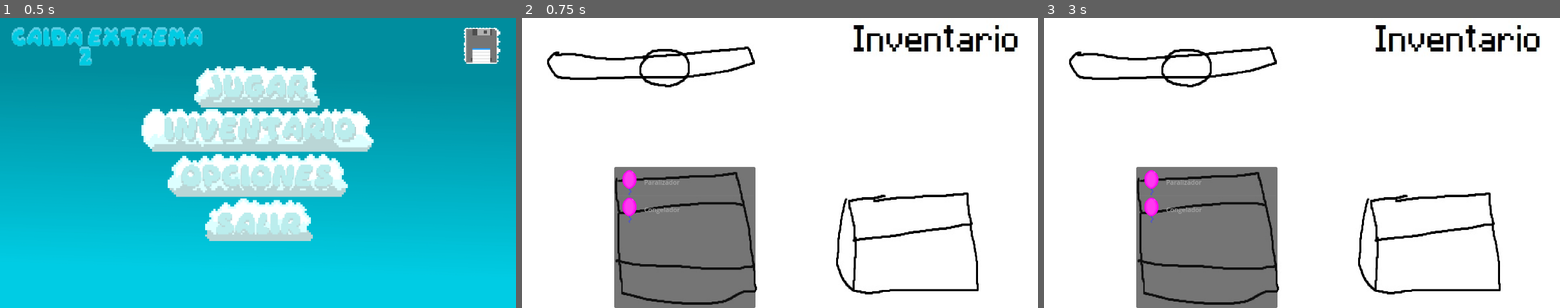
Above: before the commit, frames 1-3 (left to right).
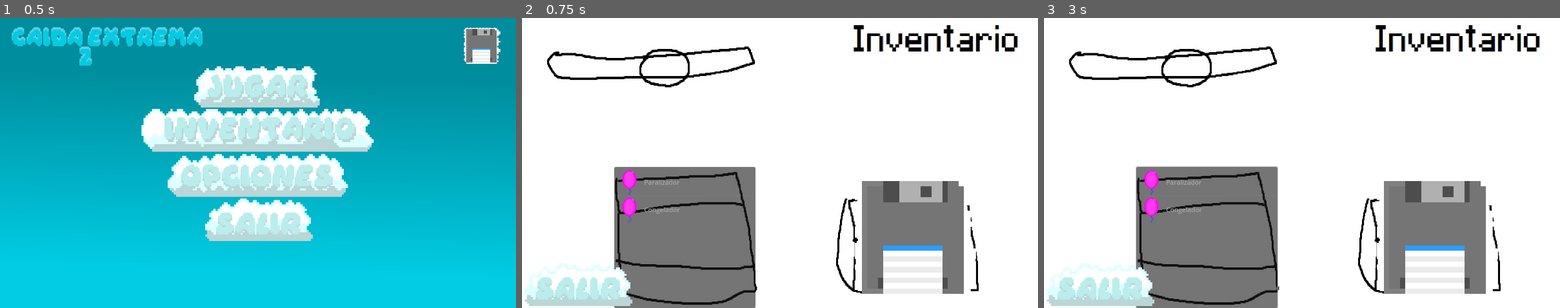
Above: after the commit, the same moments.

Repository: kevinMG01/CaidaExtrema_Version_2.1
Game: Godot game, scene res://escenas/menus/menu_principal/menu_principal.tscn
Same seed, same stepped clock (60 frames per second), same inputs: the game is played once before the commit and once after it. The project has no main scene, so this scene is started directly.
Inputs (mouse positions are in pixels of both pictures, inside the frame that each line leads up to):
- Up to frame 1 (0.5 s): no input
- Up to frame 2 (0.75 s): click (780, 131) at 0.5 s
- Up to frame 3 (3 s): click (1436, 238) at 1.27 s; click (1100, 284) at 2.02 s; tap Enter (ui_accept) at 2.75 s; hold Right (ui_right) from 2.78 s (still down)

Frame 1 is identical in both runs. In frame 2, 8.1% of the frame differs, in the area x 0-88%, y 56-100%; in frame 3, 8.3%, in the area x 0-88%, y 51-100%.

Commit message:
colocacion de botones

Diff:
--- a/caidaextremas_version_2.1/escenas/menus/inventario/Inventario.tscn
+++ b/caidaextremas_version_2.1/escenas/menus/inventario/Inventario.tscn
@@ -1,7 +1,9 @@
-[gd_scene load_steps=3 format=3 uid="uid://dom25syo7ar7h"]
+[gd_scene load_steps=5 format=3 uid="uid://dom25syo7ar7h"]
 
 [ext_resource type="Texture2D" uid="uid://hvna3saatyhf" path="res://assets/menus/inventario/k.jpg" id="1_trr87"]
 [ext_resource type="Texture2D" uid="uid://cddlqs3hd6b53" path="res://assets/enemies/globo/Globo_enemigo_sprite_1.png" id="2_2kg2n"]
+[ext_resource type="Texture2D" uid="uid://o2o5qgbp21lb" path="res://assets/menus/menu_principal/Botones/Boton_guardado.png" id="3_6e7er"]
+[ext_resource type="Texture2D" uid="uid://plf6micqddib" path="res://assets/menus/menu_principal/Botones/Boton_salir.png" id="4_pl1p1"]
 
 [node name="Inventario" type="Control"]
 layout_mode = 3
@@ -75,3 +77,25 @@
 item_0/icon = ExtResource("2_2kg2n")
 item_1/text = "Congelador"
 item_1/icon = ExtResource("2_2kg2n")
+
+[node name="Caja" type="TextureButton" parent="VBoxContainer/HBoxContainer"]
+custom_minimum_size = Vector2(300, 300)
+layout_mode = 2
+size_flags_horizontal = 10
+size_flags_vertical = 4
+texture_normal = ExtResource("3_6e7er")
+stretch_mode = 0
+
+[node name="MarginContainer2" type="MarginContainer" parent="VBoxContainer/HBoxContainer"]
+layout_mode = 2
+theme_override_constants/margin_left = 150
+
+[node name="TextureButton" type="TextureButton" parent="."]
+layout_mode = 1
+anchors_preset = 2
+anchor_top = 1.0
+anchor_bottom = 1.0
+offset_top = -111.0
+offset_right = 275.0
+grow_vertical = 0
+texture_normal = ExtResource("4_pl1p1")
--- a/caidaextremas_version_2.1/escenas/menus/menu_de_niveles/Menu_de_zonas.tscn
+++ b/caidaextremas_version_2.1/escenas/menus/menu_de_niveles/Menu_de_zonas.tscn
@@ -1,7 +1,9 @@
-[gd_scene load_steps=3 format=3 uid="uid://ex6riwp4ua5i"]
+[gd_scene load_steps=5 format=3 uid="uid://ex6riwp4ua5i"]
 
 [ext_resource type="Texture2D" uid="uid://cbrv6t6ldtup1" path="res://assets/menus/menu_de_niveles/d.jpg" id="1_2geil"]
 [ext_resource type="Texture2D" uid="uid://cddlqs3hd6b53" path="res://assets/enemies/globo/Globo_enemigo_sprite_1.png" id="2_5d0gk"]
+[ext_resource type="Texture2D" uid="uid://plf6micqddib" path="res://assets/menus/menu_principal/Botones/Boton_salir.png" id="3_1ii4f"]
+[ext_resource type="Texture2D" uid="uid://bmgxnkxgghsv5" path="res://assets/menus/menu_de_niveles/Boton_nivel_ejemplo.png" id="4_rblec"]
 
 [node name="MenuDeZonas" type="Control"]
 layout_mode = 3
@@ -75,3 +77,442 @@
 size_flags_vertical = 2
 texture_normal = ExtResource("2_5d0gk")
 stretch_mode = 0
+
+[node name="HBoxContainer" type="HBoxContainer" parent="."]
+layout_mode = 1
+anchors_preset = 12
+anchor_top = 1.0
+anchor_right = 1.0
+anchor_bottom = 1.0
+offset_top = -111.0
+grow_horizontal = 2
+grow_vertical = 0
+
+[node name="Volver" type="TextureButton" parent="HBoxContainer"]
+layout_mode = 2
+texture_normal = ExtResource("3_1ii4f")
+
+[node name="Zona_1" type="Control" parent="."]
+visible = false
+layout_mode = 1
+anchors_preset = 15
+anchor_right = 1.0
+anchor_bottom = 1.0
+grow_horizontal = 2
+grow_vertical = 2
+
+[node name="Fondo_Zona_1" type="TextureRect" parent="Zona_1"]
+modulate = Color(0.391819, 0.391819, 0.391819, 1)
+layout_mode = 1
+anchors_preset = 8
+anchor_left = 0.5
+anchor_top = 0.5
+anchor_right = 0.5
+anchor_bottom = 0.5
+offset_left = -425.0
+offset_top = -325.0
+offset_right = 425.0
+offset_bottom = 325.0
+grow_horizontal = 2
+grow_vertical = 2
+size_flags_vertical = 4
+texture = ExtResource("2_5d0gk")
+
+[node name="VBoxContainer2" type="VBoxContainer" parent="Zona_1"]
+custom_minimum_size = Vector2(250, 350)
+layout_mode = 1
+anchors_preset = 8
+anchor_left = 0.5
+anchor_top = 0.5
+anchor_right = 0.5
+anchor_bottom = 0.5
+offset_left = -125.0
+offset_top = -175.0
+offset_right = 125.0
+offset_bottom = 175.0
+grow_horizontal = 2
+grow_vertical = 2
+
+[node name="HBoxContainer" type="HBoxContainer" parent="Zona_1/VBoxContainer2"]
+layout_mode = 2
+
+[node name="Nivel_2" type="TextureButton" parent="Zona_1/VBoxContainer2/HBoxContainer"]
+custom_minimum_size = Vector2(80, 80)
+layout_mode = 2
+texture_normal = ExtResource("4_rblec")
+
+[node name="MarginContainer" type="MarginContainer" parent="Zona_1/VBoxContainer2/HBoxContainer"]
+layout_mode = 2
+theme_override_constants/margin_right = 80
+
+[node name="Nivel_3" type="TextureButton" parent="Zona_1/VBoxContainer2/HBoxContainer"]
+custom_minimum_size = Vector2(80, 80)
+layout_mode = 2
+texture_normal = ExtResource("4_rblec")
+
+[node name="MarginContainer" type="MarginContainer" parent="Zona_1/VBoxContainer2"]
+layout_mode = 2
+theme_override_constants/margin_bottom = 40
+
+[node name="HBoxContainer2" type="HBoxContainer" parent="Zona_1/VBoxContainer2"]
+layout_mode = 2
+
+[node name="Nivel_4" type="TextureButton" parent="Zona_1/VBoxContainer2/HBoxContainer2"]
+custom_minimum_size = Vector2(80, 80)
+layout_mode = 2
+texture_normal = ExtResource("4_rblec")
+
+[node name="MarginContainer2" type="MarginContainer" parent="Zona_1/VBoxContainer2/HBoxContainer2"]
+layout_mode = 2
+theme_override_constants/margin_right = 80
+
+[node name="Nivel_5" type="TextureButton" parent="Zona_1/VBoxContainer2/HBoxContainer2"]
+custom_minimum_size = Vector2(80, 80)
+layout_mode = 2
+texture_normal = ExtResource("4_rblec")
+
+[node name="Nivel_1" type="TextureButton" parent="Zona_1/VBoxContainer2"]
+custom_minimum_size = Vector2(80, 80)
+layout_mode = 2
+size_flags_horizontal = 4
+texture_normal = ExtResource("4_rblec")
+
+[node name="Zona_2" type="Control" parent="."]
+visible = false
+layout_mode = 1
+anchors_preset = 15
+anchor_right = 1.0
+anchor_bottom = 1.0
+grow_horizontal = 2
+grow_vertical = 2
+
+[node name="Fondo_Zona_2" type="TextureRect" parent="Zona_2"]
+modulate = Color(0.690101, 0.144935, 0.303235, 1)
+layout_mode = 1
+anchors_preset = 8
+anchor_left = 0.5
+anchor_top = 0.5
+anchor_right = 0.5
+anchor_bottom = 0.5
+offset_left = -425.0
+offset_top = -325.0
+offset_right = 425.0
+offset_bottom = 325.0
+grow_horizontal = 2
+grow_vertical = 2
+size_flags_vertical = 4
+texture = ExtResource("2_5d0gk")
+
+[node name="VBoxContainer3" type="VBoxContainer" parent="Zona_2"]
+custom_minimum_size = Vector2(250, 350)
+layout_mode = 1
+anchors_preset = 8
+anchor_left = 0.5
+anchor_top = 0.5
+anchor_right = 0.5
+anchor_bottom = 0.5
+offset_left = -125.0
+offset_top = -175.0
+offset_right = 125.0
+offset_bottom = 175.0
+grow_horizontal = 2
+grow_vertical = 2
+
+[node name="HBoxContainer" type="HBoxContainer" parent="Zona_2/VBoxContainer3"]
+layout_mode = 2
+
+[node name="Nivel_2" type="TextureButton" parent="Zona_2/VBoxContainer3/HBoxContainer"]
+custom_minimum_size = Vector2(80, 80)
+layout_mode = 2
+texture_normal = ExtResource("4_rblec")
+
+[node name="MarginContainer" type="MarginContainer" parent="Zona_2/VBoxContainer3/HBoxContainer"]
+layout_mode = 2
+theme_override_constants/margin_right = 80
+
+[node name="Nivel_3" type="TextureButton" parent="Zona_2/VBoxContainer3/HBoxContainer"]
+custom_minimum_size = Vector2(80, 80)
+layout_mode = 2
+texture_normal = ExtResource("4_rblec")
+
+[node name="MarginContainer" type="MarginContainer" parent="Zona_2/VBoxContainer3"]
+layout_mode = 2
+theme_override_constants/margin_bottom = 40
+
+[node name="HBoxContainer2" type="HBoxContainer" parent="Zona_2/VBoxContainer3"]
+layout_mode = 2
+
+[node name="Nivel_4" type="TextureButton" parent="Zona_2/VBoxContainer3/HBoxContainer2"]
+custom_minimum_size = Vector2(80, 80)
+layout_mode = 2
+texture_normal = ExtResource("4_rblec")
+
+[node name="MarginContainer2" type="MarginContainer" parent="Zona_2/VBoxContainer3/HBoxContainer2"]
+layout_mode = 2
+theme_override_constants/margin_right = 80
+
+[node name="Nivel_5" type="TextureButton" parent="Zona_2/VBoxContainer3/HBoxContainer2"]
+custom_minimum_size = Vector2(80, 80)
+layout_mode = 2
+texture_normal = ExtResource("4_rblec")
+
+[node name="Nivel_1" type="TextureButton" parent="Zona_2/VBoxContainer3"]
+custom_minimum_size = Vector2(80, 80)
+layout_mode = 2
+size_flags_horizontal = 4
+texture_normal = ExtResource("4_rblec")
+
+[node name="Zona_3" type="Control" parent="."]
+visible = false
+layout_mode = 1
+anchors_preset = 15
+anchor_right = 1.0
+anchor_bottom = 1.0
+grow_horizontal = 2
+grow_vertical = 2
+
+[node name="Fondo_Zona_3" type="TextureRect" parent="Zona_3"]
+modulate = Color(0.197491, 0.420725, 0.197005, 1)
+layout_mode = 1
+anchors_preset = 8
+anchor_left = 0.5
+anchor_top = 0.5
+anchor_right = 0.5
+anchor_bottom = 0.5
+offset_left = -425.0
+offset_top = -325.0
+offset_right = 425.0
+offset_bottom = 325.0
+grow_horizontal = 2
+grow_vertical = 2
+size_flags_vertical = 4
+texture = ExtResource("2_5d0gk")
+
+[node name="VBoxContainer4" type="VBoxContainer" parent="Zona_3"]
+custom_minimum_size = Vector2(250, 350)
+layout_mode = 1
+anchors_preset = 8
+anchor_left = 0.5
+anchor_top = 0.5
+anchor_right = 0.5
+anchor_bottom = 0.5
+offset_left = -125.0
+offset_top = -175.0
+offset_right = 125.0
+offset_bottom = 175.0
+grow_horizontal = 2
+grow_vertical = 2
+
+[node name="HBoxContainer" type="HBoxContainer" parent="Zona_3/VBoxContainer4"]
+layout_mode = 2
+
+[node name="Nivel_2" type="TextureButton" parent="Zona_3/VBoxContainer4/HBoxContainer"]
+custom_minimum_size = Vector2(80, 80)
+layout_mode = 2
+texture_normal = ExtResource("4_rblec")
+
+[node name="MarginContainer" type="MarginContainer" parent="Zona_3/VBoxContainer4/HBoxContainer"]
+layout_mode = 2
+theme_override_constants/margin_right = 80
+
+[node name="Nivel_3" type="TextureButton" parent="Zona_3/VBoxContainer4/HBoxContainer"]
+custom_minimum_size = Vector2(80, 80)
+layout_mode = 2
+texture_normal = ExtResource("4_rblec")
+
+[node name="MarginContainer" type="MarginContainer" parent="Zona_3/VBoxContainer4"]
+layout_mode = 2
+theme_override_constants/margin_bottom = 40
+
+[node name="HBoxContainer2" type="HBoxContainer" parent="Zona_3/VBoxContainer4"]
+layout_mode = 2
+
+[node name="Nivel_4" type="TextureButton" parent="Zona_3/VBoxContainer4/HBoxContainer2"]
+custom_minimum_size = Vector2(80, 80)
+layout_mode = 2
+texture_normal = ExtResource("4_rblec")
+
+[node name="MarginContainer2" type="MarginContainer" parent="Zona_3/VBoxContainer4/HBoxContainer2"]
+layout_mode = 2
+theme_override_constants/margin_right = 80
+
+[node name="Nivel_5" type="TextureButton" parent="Zona_3/VBoxContainer4/HBoxContainer2"]
+custom_minimum_size = Vector2(80, 80)
+layout_mode = 2
+texture_normal = ExtResource("4_rblec")
+
+[node name="Nivel_1" type="TextureButton" parent="Zona_3/VBoxContainer4"]
+custom_minimum_size = Vector2(80, 80)
+layout_mode = 2
+size_flags_horizontal = 4
+texture_normal = ExtResource("4_rblec")
+
+[node name="Zona_4" type="Control" parent="."]
+visible = false
+layout_mode = 1
+anchors_preset = 15
+anchor_right = 1.0
+anchor_bottom = 1.0
+grow_horizontal = 2
+grow_vertical = 2
+
+[node name="Fondo_Zona_4" type="TextureRect" parent="Zona_4"]
+modulate = Color(0.0111077, 0.443028, 0.499513, 1)
+layout_mode = 1
+anchors_preset = 8
+anchor_left = 0.5
+anchor_top = 0.5
+anchor_right = 0.5
+anchor_bottom = 0.5
+offset_left = -425.0
+offset_top = -325.0
+offset_right = 425.0
+offset_bottom = 325.0
+grow_horizontal = 2
+grow_vertical = 2
+size_flags_vertical = 4
+texture = ExtResource("2_5d0gk")
+
+[node name="VBoxContainer5" type="VBoxContainer" parent="Zona_4"]
+custom_minimum_size = Vector2(250, 350)
+layout_mode = 1
+anchors_preset = 8
+anchor_left = 0.5
+anchor_top = 0.5
+anchor_right = 0.5
+anchor_bottom = 0.5
+offset_left = -125.0
+offset_top = -175.0
+offset_right = 125.0
+offset_bottom = 175.0
+grow_horizontal = 2
+grow_vertical = 2
+
+[node name="HBoxContainer" type="HBoxContainer" parent="Zona_4/VBoxContainer5"]
+layout_mode = 2
+
+[node name="Nivel_2" type="TextureButton" parent="Zona_4/VBoxContainer5/HBoxContainer"]
+custom_minimum_size = Vector2(80, 80)
+layout_mode = 2
+texture_normal = ExtResource("4_rblec")
+
+[node name="MarginContainer" type="MarginContainer" parent="Zona_4/VBoxContainer5/HBoxContainer"]
+layout_mode = 2
+theme_override_constants/margin_right = 80
+
+[node name="Nivel_3" type="TextureButton" parent="Zona_4/VBoxContainer5/HBoxContainer"]
+custom_minimum_size = Vector2(80, 80)
+layout_mode = 2
+texture_normal = ExtResource("4_rblec")
+
+[node name="MarginContainer" type="MarginContainer" parent="Zona_4/VBoxContainer5"]
+layout_mode = 2
+theme_override_constants/margin_bottom = 40
+
+[node name="HBoxContainer2" type="HBoxContainer" parent="Zona_4/VBoxContainer5"]
+layout_mode = 2
+
+[node name="Nivel_4" type="TextureButton" parent="Zona_4/VBoxContainer5/HBoxContainer2"]
+custom_minimum_size = Vector2(80, 80)
+layout_mode = 2
+texture_normal = ExtResource("4_rblec")
+
+[node name="MarginContainer2" type="MarginContainer" parent="Zona_4/VBoxContainer5/HBoxContainer2"]
+layout_mode = 2
+theme_override_constants/margin_right = 80
+
+[node name="Nivel_5" type="TextureButton" parent="Zona_4/VBoxContainer5/HBoxContainer2"]
+custom_minimum_size = Vector2(80, 80)
+layout_mode = 2
+texture_normal = ExtResource("4_rblec")
+
+[node name="Nivel_1" type="TextureButton" parent="Zona_4/VBoxContainer5"]
+custom_minimum_size = Vector2(80, 80)
+layout_mode = 2
+size_flags_horizontal = 4
+texture_normal = ExtResource("4_rblec")
+
+[node name="Zona_5" type="Control" parent="."]
+visible = false
+layout_mode = 1
+anchors_preset = 15
+anchor_right = 1.0
+anchor_bottom = 1.0
+grow_horizontal = 2
+grow_vertical = 2
+
+[node name="Fondo_Zona_5" type="TextureRect" parent="Zona_5"]
+modulate = Color(0.257952, 0.283577, 0.885741, 1)
+layout_mode = 1
+anchors_preset = 8
+anchor_left = 0.5
+anchor_top = 0.5
+anchor_right = 0.5
+anchor_bottom = 0.5
+offset_left = -425.0
+offset_top = -325.0
+offset_right = 425.0
+offset_bottom = 325.0
+grow_horizontal = 2
+grow_vertical = 2
+size_flags_vertical = 4
+texture = ExtResource("2_5d0gk")
+
+[node name="VBoxContainer6" type="VBoxContainer" parent="Zona_5"]
+custom_minimum_size = Vector2(250, 350)
+layout_mode = 1
+anchors_preset = 8
+anchor_left = 0.5
+anchor_top = 0.5
+anchor_right = 0.5
+anchor_bottom = 0.5
+offset_left = -125.0
+offset_top = -175.0
+offset_right = 125.0
+offset_bottom = 175.0
+grow_horizontal = 2
+grow_vertical = 2
+
+[node name="HBoxContainer" type="HBoxContainer" parent="Zona_5/VBoxContainer6"]
+layout_mode = 2
+
+[node name="Nivel_2" type="TextureButton" parent="Zona_5/VBoxContainer6/HBoxContainer"]
+custom_minimum_size = Vector2(80, 80)
+layout_mode = 2
+texture_normal = ExtResource("4_rblec")
+
+[node name="MarginContainer" type="MarginContainer" parent="Zona_5/VBoxContainer6/HBoxContainer"]
+layout_mode = 2
+theme_override_constants/margin_right = 80
+
+[node name="Nivel_3" type="TextureButton" parent="Zona_5/VBoxContainer6/HBoxContainer"]
+custom_minimum_size = Vector2(80, 80)
+layout_mode = 2
+texture_normal = ExtResource("4_rblec")
+
+[node name="MarginContainer" type="MarginContainer" parent="Zona_5/VBoxContainer6"]
+layout_mode = 2
+theme_override_constants/margin_bottom = 40
+
+[node name="HBoxContainer2" type="HBoxContainer" parent="Zona_5/VBoxContainer6"]
+layout_mode = 2
+
+[node name="Nivel_4" type="TextureButton" parent="Zona_5/VBoxContainer6/HBoxContainer2"]
+custom_minimum_size = Vector2(80, 80)
+layout_mode = 2
+texture_normal = ExtResource("4_rblec")
+
+[node name="MarginContainer2" type="MarginContainer" parent="Zona_5/VBoxContainer6/HBoxContainer2"]
+layout_mode = 2
+theme_override_constants/margin_right = 80
+
+[node name="Nivel_5" type="TextureButton" parent="Zona_5/VBoxContainer6/HBoxContainer2"]
+custom_minimum_size = Vector2(80, 80)
+layout_mode = 2
+texture_normal = ExtResource("4_rblec")
+
+[node name="Nivel_1" type="TextureButton" parent="Zona_5/VBoxContainer6"]
+custom_minimum_size = Vector2(80, 80)
+layout_mode = 2
+size_flags_horizontal = 4
+texture_normal = ExtResource("4_rblec")
Binary file added: caidaextremas_version_2.1/assets/menus/menu_de_niveles/Boton_nivel_ejemplo.png
Not shown, added: caidaextremas_version_2.1/assets/menus/menu_de_niveles/Boton_nivel_ejemplo.png.import
